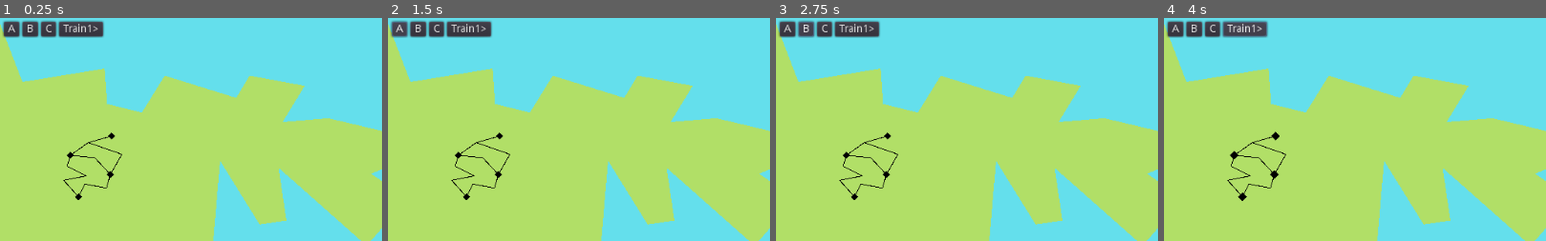
Above: before the commit, frames 1-4 (left to right).
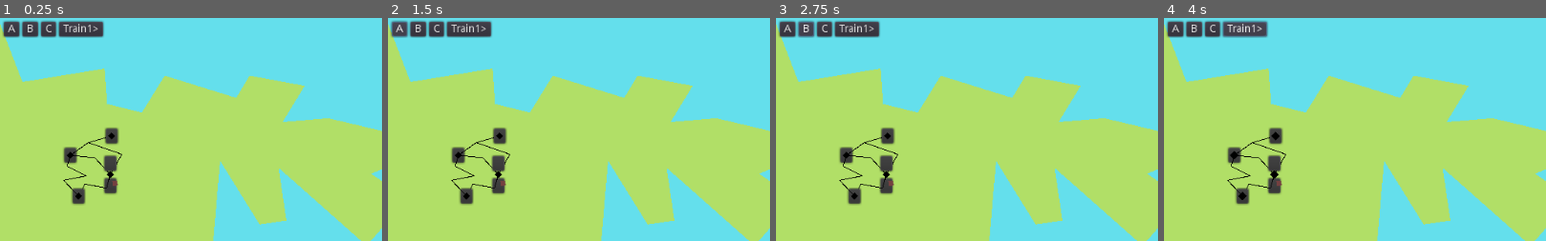
Above: after the commit, the same moments.

Repository: LeBoku/supply-chained
Game: Godot game, scene res://Game.tscn
Same seed, same stepped clock (60 frames per second), same inputs: the game is played once before the commit and once after it.
Inputs (mouse positions are % of the whole screen's width and height, from its top left):
- Up to frame 1 (0.25 s): no input
- Up to frame 2 (1.5 s): click (9, 31) at 0.52 s; click "A" at 1.25 s
- Up to frame 3 (2.75 s): click "B" at 2 s
- Up to frame 4 (4 s): click "C" at 2.75 s; click "Train1>" at 3.5 s
The pictures show only the part of the screen within x 0-50%, y 0-50%; the shares and areas given below are measured in that part.

The runs differ from the first frame. In frame 1, 1.3% of the frame differs, in the area x 16-32%, y 49-84%; in frame 2, 1.3%; in frame 3, 1.3%; in frame 4, 1.3%.

Commit message:
reworked production

Diff:
--- a/supply-chained/Game.tscn
+++ b/supply-chained/Game.tscn
@@ -7,6 +7,13 @@
 [ext_resource path="res://carriers/Carrier.gd" type="Script" id=5]
 [ext_resource path="res://carriers/Hud.gd" type="Script" id=6]
 [ext_resource path="res://Production/Production.gd" type="Script" id=7]
+[ext_resource path="res://Production/Recipie.gd" type="Script" id=8]
+
+[sub_resource type="Resource" id=1]
+script = ExtResource( 8 )
+produces = PoolStringArray( "L" )
+time = 5.0
+requires = PoolStringArray(  )
 
 [node name="Game" type="Node2D"]
 script = ExtResource( 1 )
@@ -51,8 +58,7 @@
 
 [node name="Mine" parent="Map" instance=ExtResource( 2 )]
 position = Vector2( 94.3333, 184.667 )
-available_resources = PoolStringArray( "Coal" )
-pickup_station_count = 1
+pickup_contents = [ null ]
 
 [node name="Rail3" parent="Map" instance=ExtResource( 3 )]
 points = PoolVector2Array( 149.333, 160.666, 118.333, 167.666, 94, 184.666 )
@@ -60,29 +66,30 @@
 
 [node name="Mine2" parent="Map" instance=ExtResource( 2 )]
 position = Vector2( 149.667, 158.667 )
-available_resources = PoolStringArray( "Iron" )
+pickup_contents = [ null ]
 
 [node name="Rail" parent="Map" instance=ExtResource( 3 )]
 points = PoolVector2Array( 149.333, 211, 127, 188, 94, 184.666 )
 
 [node name="Town" parent="Map" instance=ExtResource( 2 )]
 position = Vector2( 148, 210.667 )
-available_resources = PoolStringArray( "People" )
-pickup_station_count = 4
+pickup_contents = [ null, null ]
 
-[node name="PeopleProduction" type="Timer" parent="Map/Town"]
+[node name="LaborProduction" type="Polygon2D" parent="Map"]
+position = Vector2( 151.524, 220.866 )
+color = Color( 0.458824, 0.254902, 0.254902, 1 )
+polygon = PoolVector2Array( -1.16118, -1.84308, 5.64067, -1.99326, 6.2019, 4.18028, 0.163147, 5.83803 )
 script = ExtResource( 7 )
-resources = PoolStringArray( "L" )
-resources_targets = PoolStringArray( "1" )
+recipies = [ SubResource( 1 ) ]
+produces_to = [ NodePath("../Town") ]
 
 [node name="Rail1" parent="Map" instance=ExtResource( 3 )]
 points = PoolVector2Array( 148.333, 211, 142.667, 229, 114, 223.333, 104.667, 239 )
 stationB = NodePath("../Farm")
 
 [node name="Farm" parent="Map" instance=ExtResource( 2 )]
-position = Vector2( 105.333, 240.667 )
-available_resources = PoolStringArray( "Food" )
-pickup_station_count = 3
+position = Vector2( 105.333, 239.667 )
+pickup_contents = [ null ]
 
 [node name="Rail2" parent="Map" instance=ExtResource( 3 )]
 points = PoolVector2Array( 104.667, 239.666, 85.3333, 218.333, 116, 212.333, 90, 199.666, 92.6667, 184.666 )
@@ -96,7 +103,6 @@
 }
 
 [node name="Train1Hud" type="HBoxContainer" parent="CarriersHud"]
-margin_right = 55.0
 script = ExtResource( 6 )
 carrier_path = NodePath("../../Train1")
 
@@ -106,5 +112,6 @@
 polygon = PoolVector2Array( -6, -3, 5, -3, 7, 0, 5, 3, -6, 3 )
 script = ExtResource( 5 )
 cargo = [ "A", "B", "C" ]
-[connection signal="resources_produced" from="Map/Town/PeopleProduction" to="Map/Town" method="_on_PeopleProduction_resources_produced"]
+
+[connection signal="resources_produced" from="Map/LaborProduction" to="Map/Town" method="_on_resources_produced"]
 [connection signal="carrier_selected" from="CarriersHud/Train1Hud" to="." method="_on_carrier_selected"]
--- a/supply-chained/Production/Production.gd
+++ b/supply-chained/Production/Production.gd
@@ -1,21 +1,47 @@
-extends Timer
+extends Node2D
 
 signal resources_produced(target, resource)
 
-export var resources: PoolStringArray = []
-export var resources_targets: PoolStringArray = []
-export var production_time = 2
+export(Array, Resource) var recipies = []
+export(Array, NodePath) var produces_to = []
+export(Array, NodePath) var requires_from = []
+
+const Util = preload("res://util/Util.gd")
 
 func _ready():
-	start_production()
+	while is_instance_valid(self):
+		yield(start_production(), 'completed')
 
 func start_production():
-	start(production_time)
-	yield(self, "timeout")
-	finalize_production()
+	var recipie = yield(get_recipie(), 'completed')
+	yield(get_tree().create_timer(recipie.time),  "timeout")
+	yield(finalize_production(recipie), 'completed')
 
-func finalize_production():
-	for index in range(len(resources)):
-		emit_signal("resources_produced", resources_targets[index], resources[index])
+func finalize_production(recipie: Recipie):
+	yield(wait_for_space(), 'completed')
 
-	start_production()
+	for index in range(len(recipie.produces)):
+		var resource = recipie.produces[index]
+		var target = get_node(produces_to[index]) as Station
+		target.dropoff(0, resource)
+
+func get_recipie():
+	yield(get_tree().create_timer(0),  "timeout")
+	return recipies[0] as Recipie
+
+func wait_for_space():
+	yield(get_tree().create_timer(0),  "timeout")
+	var has_space = false
+
+	while not has_space:
+		has_space = true
+		var wait_for = []
+
+		for s in produces_to:
+			var station := get_node(s) as Station
+			if not station.has_space(0):
+				wait_for.append([station, 'contents_changed'])
+				has_space = false
+
+		if not has_space:
+			yield(Util.yield_await_first(wait_for), 'completed')
--- /dev/null
+++ b/supply-chained/Production/Recipie.gd
@@ -0,0 +1,7 @@
+extends Resource
+
+class_name Recipie
+
+export var produces: PoolStringArray
+export var time: float
+export var requires: PoolStringArray
--- a/supply-chained/station/Station.gd
+++ b/supply-chained/station/Station.gd
@@ -4,7 +4,7 @@
 const Util = preload("res://util/Util.gd")
 
 signal selected(Station)
-signal pickups_changed
+signal contents_changed
 
 export var pickup_contents = []
 var out_connections = []
@@ -36,7 +36,7 @@
 func dropoff(index: int, content):
 	pickup_contents[index] = content
 	$PickupPoints.render(pickup_contents)
-	emit_signal("pickups_changed")
+	emit_signal("contents_changed")
 
 func get_connected_stations():
 	var stations = []
--- a/supply-chained/util/Util.gd
+++ b/supply-chained/util/Util.gd
@@ -4,3 +4,11 @@
 
 static func propagate_signal(node: Node, signal_name: String, to_node:Node, to_signal_name:String, arguments:Array=[]):
 	node.connect(signal_name, to_node, "emit_signal", [to_signal_name] + arguments)
+
+static func yield_await_first(awaitables: Array):
+	var yielder = load("res://util/YieldUtil.gd").new()
+	yield(yielder.race(awaitables), 'completed')
+
+static func yield_await_all(awaitables: Array):
+	var yielder = load("res://util/YieldUtil.gd").new()
+	yield(yielder.all(awaitables), 'completed')
--- /dev/null
+++ b/supply-chained/util/YieldUtil.gd
@@ -0,0 +1,30 @@
+extends Node
+
+signal one_finished
+signal all_finished
+
+var active_count = 0
+
+func race(awaitables: Array):
+	start(awaitables)
+	yield(self, "one_finished")
+
+func all(awaitables: Array):
+	start(awaitables)
+	yield(self, "all_finished")
+
+func start(awaitables: Array):
+	for awaitable in awaitables:
+		var node := awaitable[0] as Node
+		var signal_name := awaitable[1] as String
+
+		active_count += 1
+		node.connect(signal_name, self, "on_finished_one", [], CONNECT_ONESHOT)
+
+func on_finished_one():
+	emit_signal("one_finished")
+	active_count -= 1
+
+	if active_count == 0:
+		emit_signal('all_finished')
+		self.queue_free()
Not shown: 1 places in supply-chained/Game.tscn that only renumber resources
